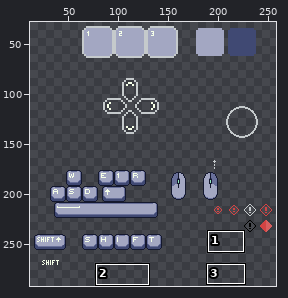
A pixel-art file gets an edit: Continuum/Assets/WIP_Assets/Visuals/Objects/UI.aseprite. Above, an overview of the earlier version with the close-up marked.
Close-up. The starting point:
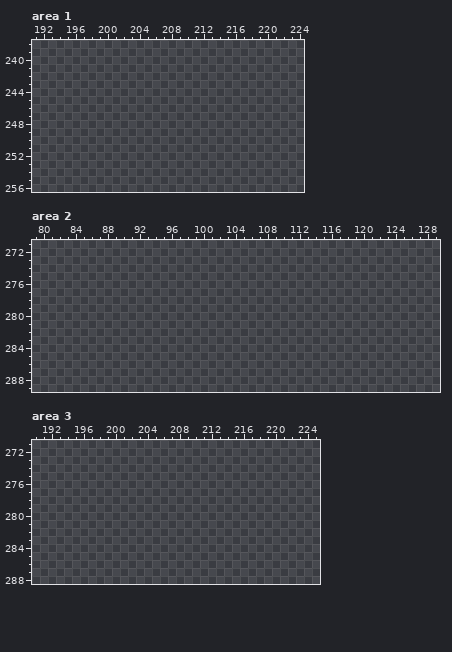
320x320 pixels, 1 frame. Shown: area 1: x 191..224, y 238..256; area 2: x 79..129, y 271..289; area 3: x 190..225, y 271..288. The wide view leaves out empty margins. The commit also changed other parts of the picture, which this record leaves out.
Once edited:
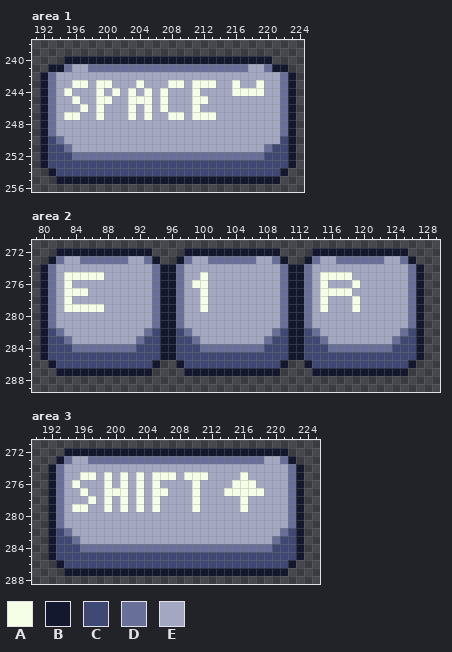
Palette (. is transparent): A #f5ffe8  B #14182e  C #404973  D #686f99  E #a3a7c2
Change:
Changed rows in their new state; - is an unchanged pixel.
Area 1, layer "Layer 2":
first column x 192:
240 ---BBBBBBBBBBBBBBBBBBBBBBBBBB---
241 -BBDEEDDDDDDDDDDDDDDDDDDDDEEDBB-
242 BDEEEEEEEEEEEEEEEEEEEEEEEEEEEEDB
243 BDEEAAEAAEEEAEEEAAEAAAEEAEEAEEDB
244 BDEAEEEAEAEAEAEAEEEAEEEEAAAAEEDB
245 BDEEAEEAAEEAAAEAEEEAAEEEEEEEEEDB
246 BDEEEAEAEEEAEAEAEEEAEEEEEEEEEEDB
247 BDEAAEEAEEEAEAEEAAEAAAEEEEEEEEDB
248 BDEEEEEEEEEEEEEEEEEEEEEEEEEEEEDB
249 BDEEEEEEEEEEEEEEEEEEEEEEEEEEEEDB
250 BCDEEEEEEEEEEEEEEEEEEEEEEEEEEECB
251 BCCDEEEEEEEEEEEEEEEEEEEEEEEEDCCB
252 BCCCDDDDDDDDDDDDDDDDDDDDDDDDCCCB
253 BCCCCCCCCCCCCCCCCCCCCCCCCCCCCCCB
254 -BCCCCCCCCCCCCCCCCCCCCCCCCCCCCB-
255 --BBBBBBBBBBBBBBBBBBBBBBBBBBBB--
Area 2, layer "Layer 2":
first column x 80:
272 --BBBBBBBBBBBB----BBBBBBBBBBBB----BBBBBBBBBBBB--
273 -BDEEDDDDDDEEDB--BDEEDDDDDDEEDB--BDEEDDDDDDEEDB-
274 BDEEEEEEEEEEEEDBBDEEEEEEEEEEEEDBBDEEEEEEEEEEEEDB
275 BDEAAAAAEEEEEEDBBDEEAEEEEEEEEEDBBDEAAAAEEEEEEEDB
276 BDEAEEEEEEEEEEDBBDEAAEEEEEEEEEDBBDEAEEEAEEEEEEDB
277 BDEAAAEEEEEEEEDBBDEEAEEEEEEEEEDBBDEAAAAEEEEEEEDB
278 BDEAEEEEEEEEEEDBBDEEAEEEEEEEEEDBBDEAEEEAEEEEEEDB
279 BDEAAAAAEEEEEEDBBDEEAEEEEEEEEEDBBDEAEEEAEEEEEEDB
280 BDEEEEEEEEEEEEDBBDEEEEEEEEEEEEDBBDEEEEEEEEEEEEDB
281 BDEEEEEEEEEEEEDBBDEEEEEEEEEEEEDBBDEEEEEEEEEEEEDB
282 BCDEEEEEEEEEEDCBBCDEEEEEEEEEEDCBBCDEEEEEEEEEEDCB
283 BCCDEEEEEEEEDCCBBCCDEEEEEEEEDCCBBCCDEEEEEEEEDCCB
284 BCCCDDDDDDDDCCCBBCCCDDDDDDDDCCCBBCCCDDDDDDDDCCCB
285 BCCCCCCCCCCCCCCBBCCCCCCCCCCCCCCBBCCCCCCCCCCCCCCB
286 -BCCCCCCCCCCCCB--BCCCCCCCCCCCCB--BCCCCCCCCCCCCB-
287 --BBBBBBBBBBBB----BBBBBBBBBBBB----BBBBBBBBBBBB--
Area 3, layer "Layer 2":
first column x 192:
272 --BBBBBBBBBBBBBBBBBBBBBBBBBBBB--
273 -BDEEDDDDDDDDDDDDDDDDDDDDDDEEDB-
274 BDEEEEEEEEEEEEEEEEEEEEEEEEEEEEDB
275 BDEEAAEAEAEAEAAAEAAAEEEEAEEEEEDB
276 BDEAEEEAEAEAEAEEEEAEEEEAAAEEEEDB
277 BDEEAEEAAAEAEAAEEEAEEEAAAAAEEEDB
278 BDEEEAEAEAEAEAEEEEAEEEEEAEEEEEDB
279 BDEAAEEAEAEAEAEEEEAEEEEEAEEEEEDB
280 BDEEEEEEEEEEEEEEEEEEEEEEEEEEEEDB
281 BDEEEEEEEEEEEEEEEEEEEEEEEEEEEEDB
282 BCDEEEEEEEEEEEEEEEEEEEEEEEEEEDCB
283 BCCDEEEEEEEEEEEEEEEEEEEEEEEEDCCB
284 BCCCDDDDDDDDDDDDDDDDDDDDDDDDCCCB
285 BCCCCCCCCCCCCCCCCCCCCCCCCCCCCCCB
286 -BCCCCCCCCCCCCCCCCCCCCCCCCCCCCB-
287 --BBBBBBBBBBBBBBBBBBBBBBBBBBBB--
Changed places in both close-ups, as pixel boxes (x1, y1, x2, y2):
added: (40, 56, 296, 184)
added: (40, 248, 424, 376)
added: (48, 448, 304, 576)
